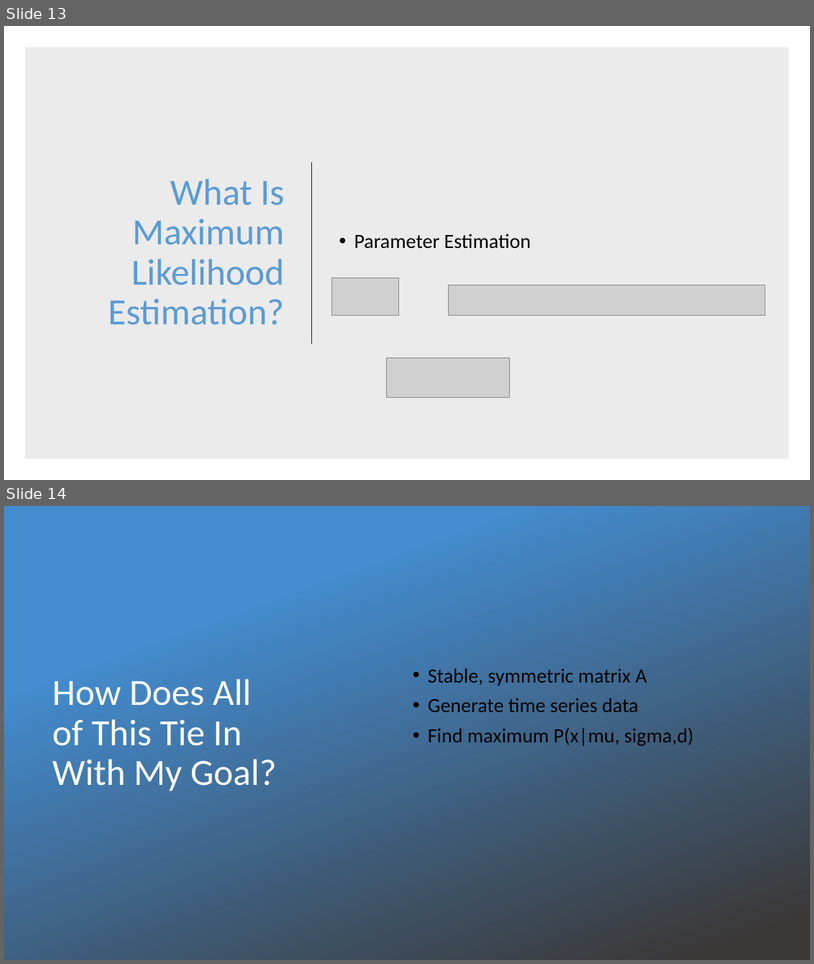
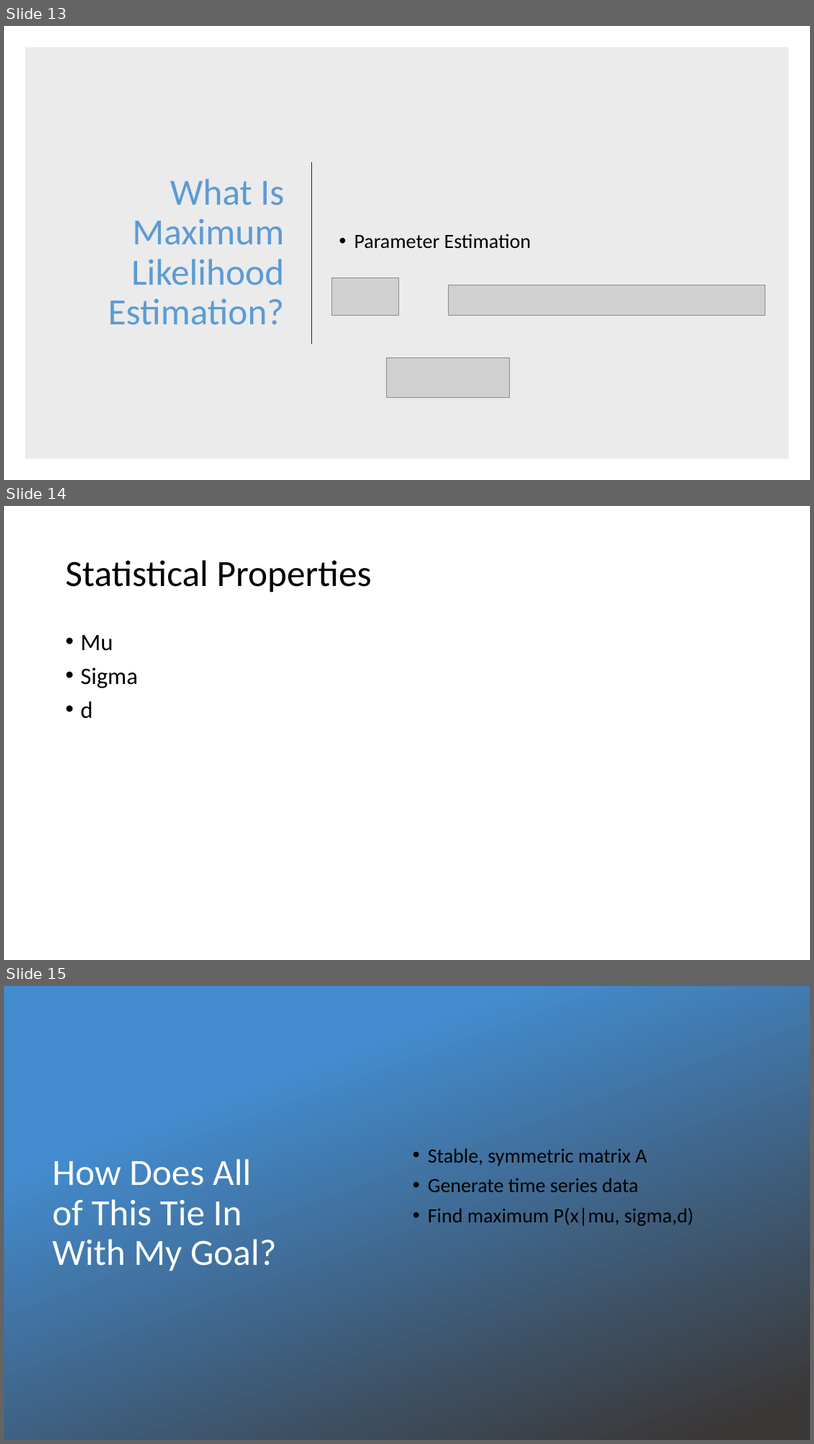
Before and after one commit to ndorilas2014/RMTProject, a slide deck: Presentation(RMT).pptx. Shown one above the other, each under a label of ours: slides 13 and 14 before the commit, slides 13, 14 and 15 after it. The pictures are 814x964 and 814x1444 pixels, drawn with LibreOffice and Linux fonts; fonts in the diff are those of the drawing; grey boxes stand for pictures; background and template pictures are left out. Boxes give left, top, right and bottom in pixels: in the first picture for what was removed or moved away, otherwise in the second. Text is boxed around its words. In the diff, an @@ line names an element or a change of style, - is before the commit and + after.

```diff
--- a/Presentation(RMT).pptx
+++ b/Presentation(RMT).pptx
@@ slide 14 added at bbox=[4, 506, 810, 960], background #FFFFFF @@
@@ title added at bbox=[65, 560, 372, 592], 44 pt, text #000000 @@
+Statistical Properties
@@ text added at bbox=[80, 635, 138, 718], 28 pt, text #000000 @@
+• Mu
+• Sigma
+• d
@@ what was slide 14 is now slide 15 @@
```
Also in this commit, not shown: 2 slides changed, 1 other file.
